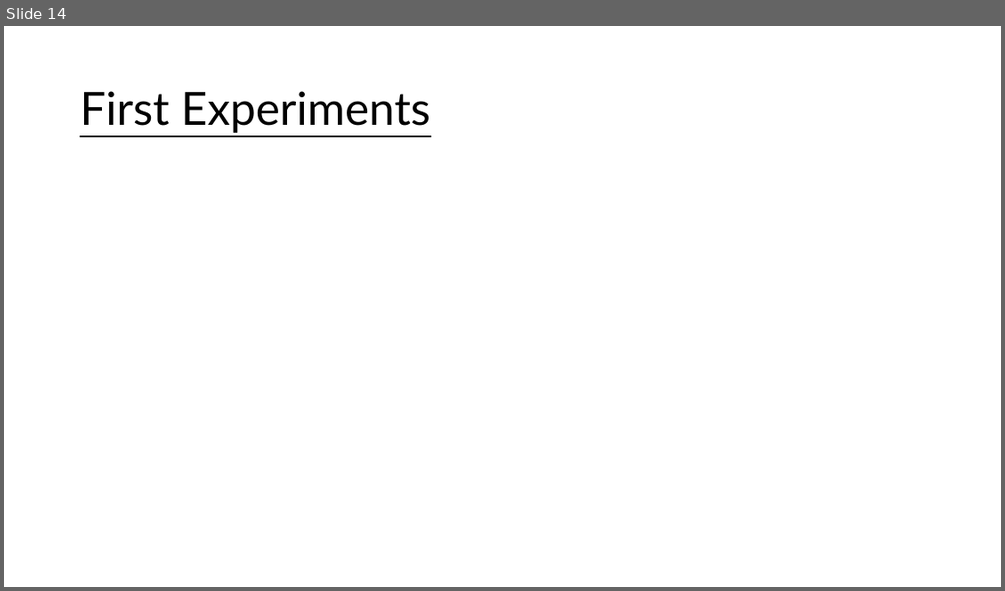
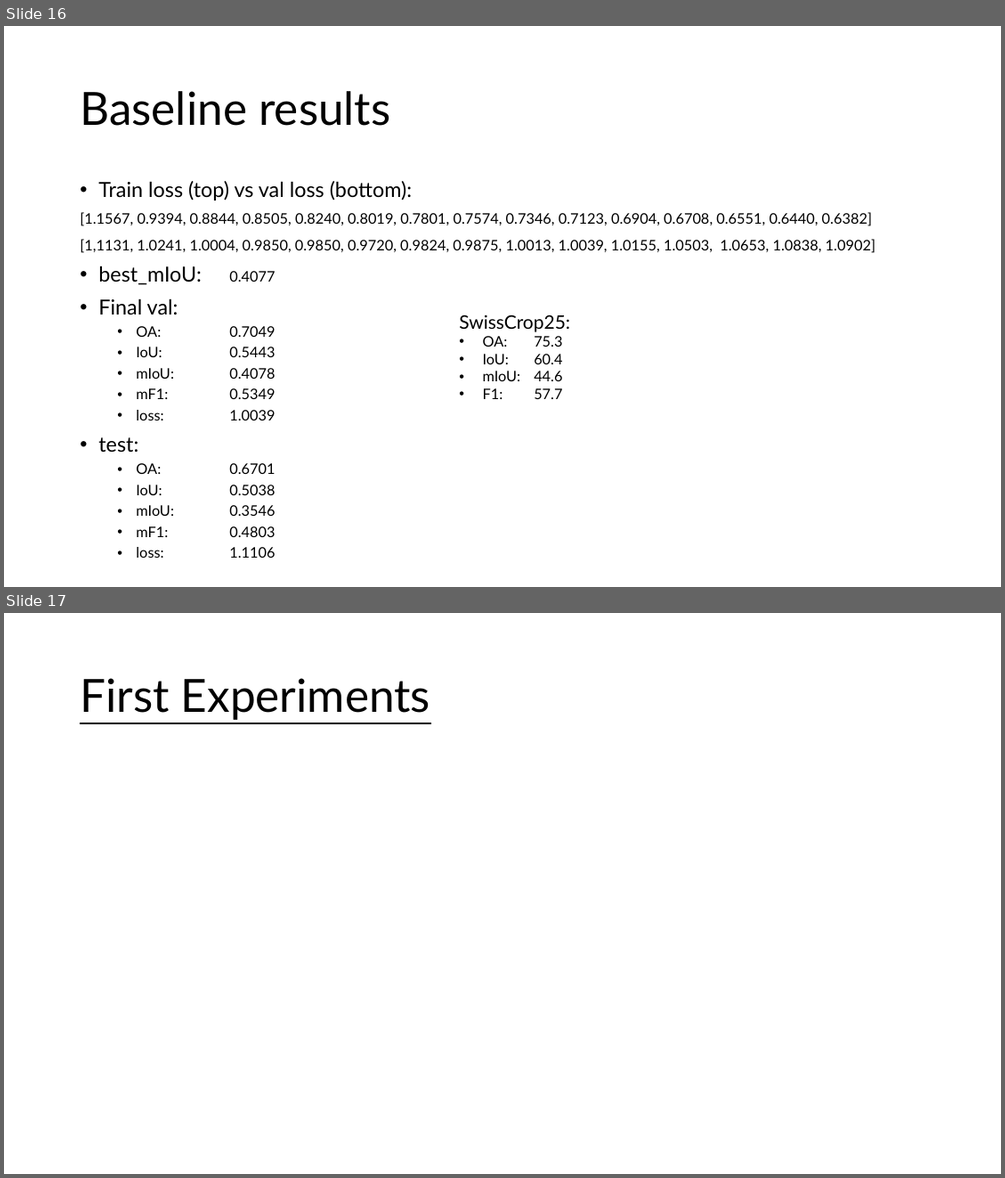
Before and after one commit to jfallo/SwissCrop25, a slide deck: assets/running_slides.pptx. Shown one above the other, each under a label of ours: slide 14 before the commit, slides 16 and 17 after it. The pictures are 1005x591 and 1005x1178 pixels, drawn with LibreOffice and Linux fonts; fonts in the diff are those of the drawing; grey boxes stand for pictures. Boxes give left, top, right and bottom in pixels: in the first picture for what was removed or moved away, otherwise in the second. Text is boxed around its words. In the diff, an @@ line names an element or a change of style, - is before the commit and + after.

```diff
--- a/assets/running_slides.pptx
+++ b/assets/running_slides.pptx
@@ slide 16 added at (4,26,1001,587), background #FFFFFF @@
@@ title added at (80,91,390,126), 44 pt, text #000000 @@
+Baseline results
@@ text added at (80,181,875,537), 14 pt, text #000000 @@
+• Train loss (top) vs val loss (bottom):
+[1.1567, 0.9394, 0.8844, 0.8505, 0.8240, 0.8019, 0.7801, 0.7574, 0.7346, 0.7123, 0.6904, 0.6708, 0.6551, 0.6440, 0.6382]
+[1,1131, 1.0241, 1.0004, 0.9850, 0.9850, 0.9720, 0.9824, 0.9875, 1.0013, 1.0039, 1.0155, 1.0503, 1.0653, 1.0838, 1.0902]
+• best_mIoU: 0.4077
+• Final val:
+  • OA: 0.7049
+  • IoU: 0.5443
+  • mIoU: 0.4078
+  • mF1: 0.5349
+  • loss: 1.0039
+• test:
+  • OA: 0.6701
+  • IoU: 0.5038
+  • mIoU: 0.3546
+  • mF1: 0.4803
+  • loss: 1.1106
@@ text added at (459,314,570,399), 14 pt, text #000000 @@
+SwissCrop25:
+• OA: 75.3
+• IoU: 60.4
+• mIoU: 44.6
+• F1: 57.7
@@ what was slide 14 is now slide 17 @@
```
Also in this commit, not shown: 1 slide changed, 2 other slides added, 3 other files.
